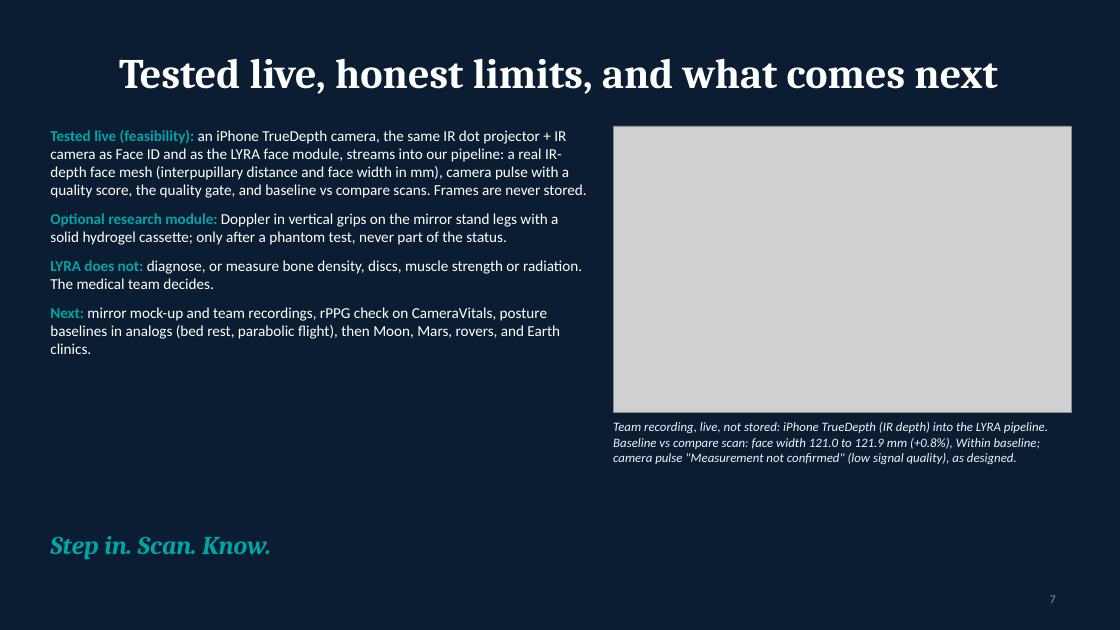
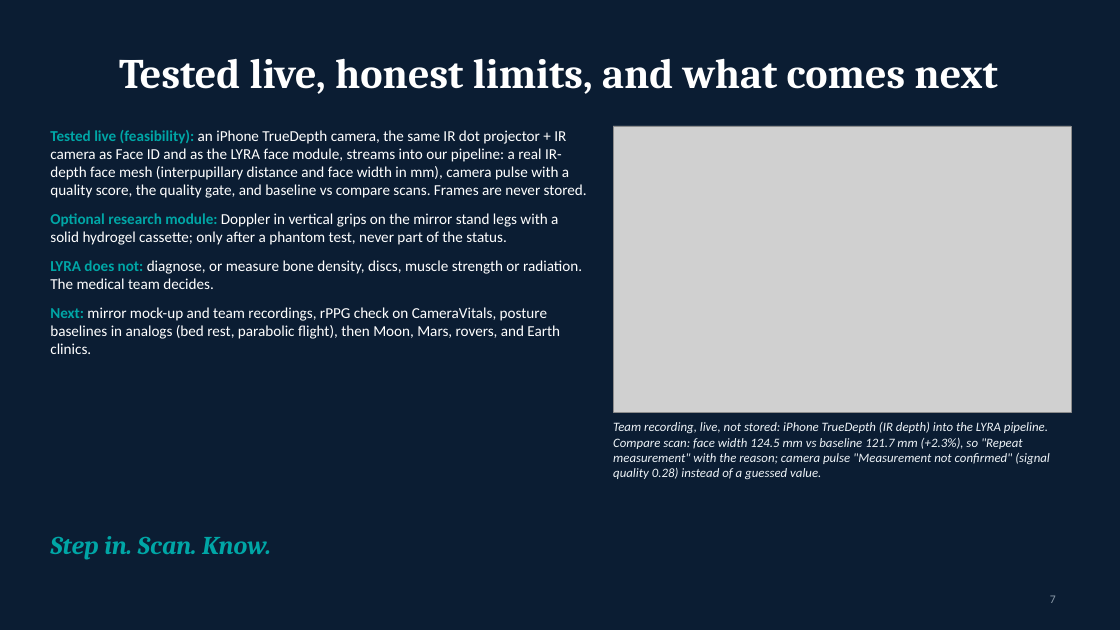
Before and after one commit to kaldor31/LYRA-NASA, a slide deck: slide 7 of docs/presentation/LYRA_deck.pptx. Drawn at 1120x630 pixels with LibreOffice and Linux fonts; fonts in the diff are those of the drawing; grey boxes stand for pictures. Boxes give left, top, right and bottom in pixels: in the first picture for what was removed or moved away, otherwise in the second. Text is boxed around its words. In the diff, an @@ line names an element or a change of style, - is before the commit and + after.

```diff
--- a/docs/presentation/LYRA_deck.pptx
+++ b/docs/presentation/LYRA_deck.pptx
@@ text at box(613, 422, 1050, 479): text changed @@
-Team recording, live, not stored: iPhone TrueDepth (IR depth) into the LYRA pipeline. Baseline vs compare scan: face width 121.0 to 121.9 mm (+0.8%), Within baseline; camera pulse "Measurement not confirmed" (low signal quality), as designed.
+Team recording, live, not stored: iPhone TrueDepth (IR depth) into the LYRA pipeline. Compare scan: face width 124.5 mm vs baseline 121.7 mm (+2.3%), so "Repeat measurement" with the reason; camera pulse "Measurement not confirmed" (signal quality 0.28) instead of a guessed value.
```
Also in this commit, not shown: 1 other slide changed, 5 other files.
